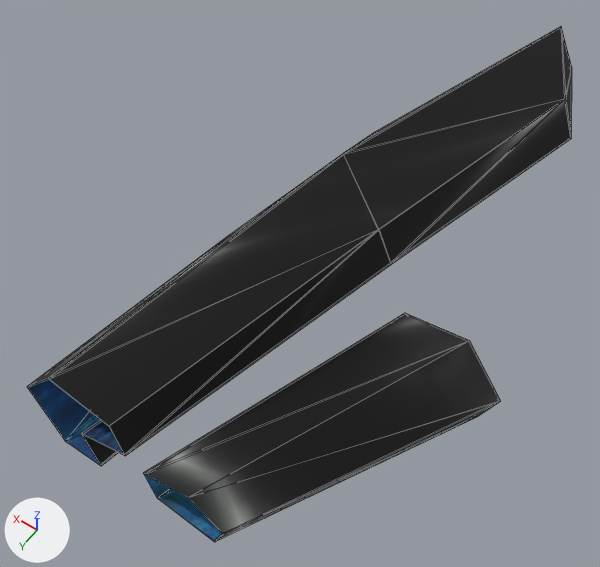
The OBJ model sceneobjs/juqing_yewai_572/juqing_yewai_572_ice_02.obj as it was, and as the next commit left it.
Camera for both pictures: a 50 mm lens placed at (-105.0, 59.0, 216.0), pointed at (2.0, -92.0, -21.0). Arrows for +X, +Y and +Z are at lower left; the lights stay in place. Mesh edges are drawn as thin lines. Where no turn or scale is listed for an object, it has been applied to the vertices. Vertices at the same position are counted once.

Before the edit, the objects in view are built like this:
```python
me_juqing_yewai_572_ice_02 = bpy.data.meshes.new('juqing_yewai_572_ice_02')
me_juqing_yewai_572_ice_02.from_pydata(...)  # 70 vertices, 108 faces; spans x -80.0..37.0, y -256.0..2.0, z -39.0..19.0
# faces by material slot: [54, 54]
me_juqing_yewai_572_ice_02.materials.append(mat_material_2)  # picture img_tx_juqing_yewai_572_ice_01_01_png
me_juqing_yewai_572_ice_02.materials.append(mat_material_1)  # picture img_juqing_yewai_572_ice_01_png
ob_juqing_yewai_572_ice_02 = bpy.data.objects.new('juqing_yewai_572_ice_02', me_juqing_yewai_572_ice_02)
ob_juqing_yewai_572_ice_02.location = (0.0, 0.0, 0.0)
```
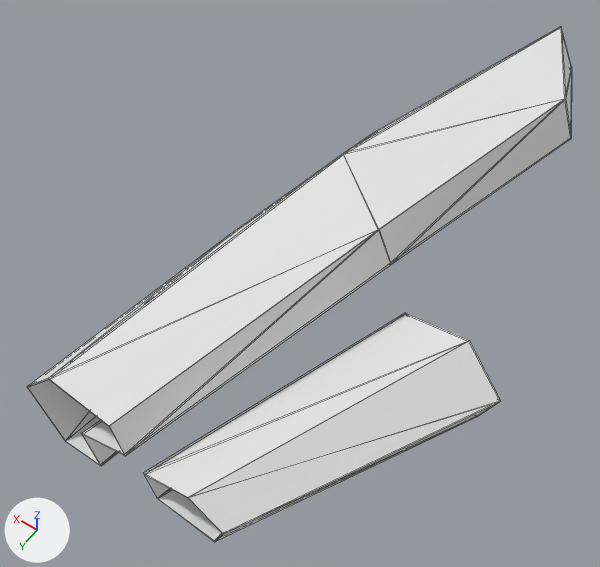
What the commit changed:
Material 'material_1' (mat_material_1_1) is new.
Its base color is (0.8, 0.8, 0.8) (white #e7e7e7).
Its roughness is 1.0.
Material 'material_2' (mat_material_2_1) is new.
Its base color is (0.8, 0.8, 0.8) (white #e7e7e7).
Its roughness is 1.0.
me_juqing_yewai_572_ice_02 has 70 vertices, 108 faces and spans x -80.0..37.0, y -256.0..2.0, z -39.0..19.0.
me_juqing_yewai_572_ice_02 is used by ob_juqing_yewai_572_ice_02; location (0.0, 0.0, 0.0).
me_juqing_yewai_572_ice_02 part 1: all 54 faces that had it switch from mat_material_2 (picture img_tx_juqing_yewai_572_ice_01_01_png) to mat_material_2_1 (white #e7e7e7).
me_juqing_yewai_572_ice_02 part 2: all 54 faces that had it switch from mat_material_1 (picture img_juqing_yewai_572_ice_01_png) to mat_material_1_1 (white #e7e7e7).

Location of each change, (x1, y1, x2, y2) in pixels of the pictures (600 x 567 px):
part 1 of me_juqing_yewai_572_ice_02, recoloured (black to white)
    both: (27, 27, 572, 542)
part 2 of me_juqing_yewai_572_ice_02, recoloured (blue to grey)
    both: (28, 378, 223, 540)
